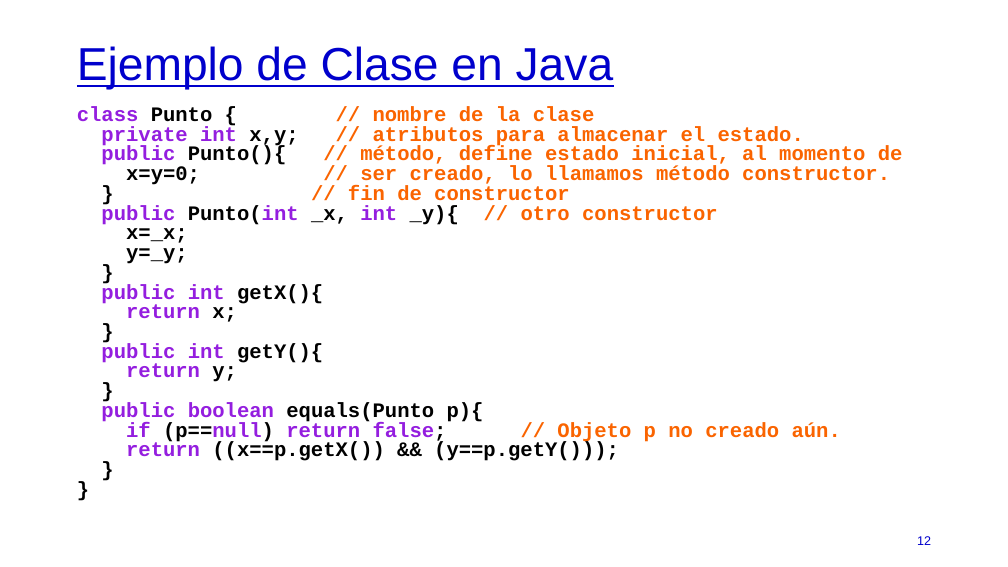
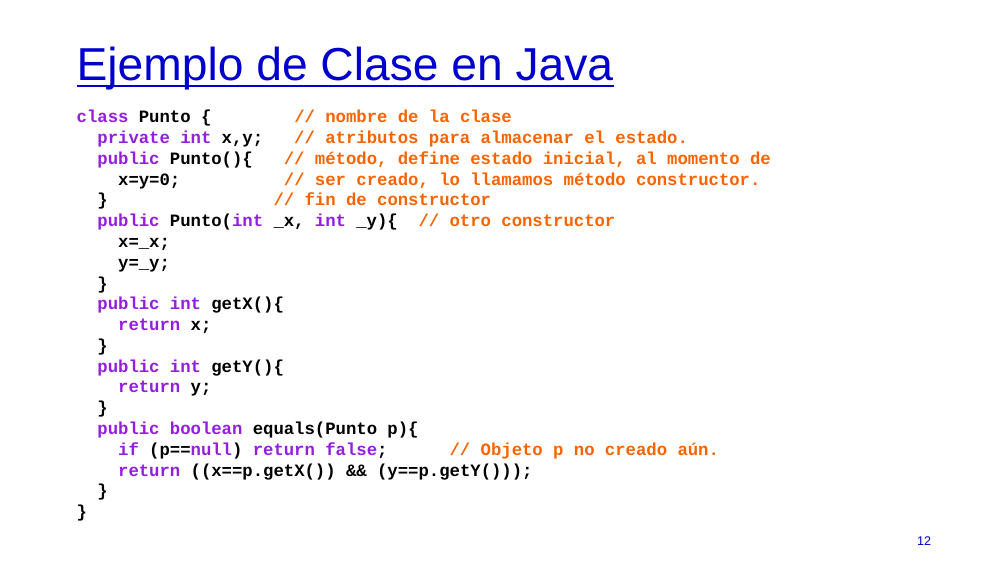
Before and after one commit to polivares/ELO329, a slide deck: slide 12 of 01-OOP_Concepts/01-OOP_Concepts.pptx. Drawn at 1008x567 pixels with LibreOffice and Linux fonts; fonts in the diff are those of the drawing. Boxes give left, top, right and bottom in pixels: in the first picture for what was removed or moved away, otherwise in the second. Text is boxed around its words. In the diff, an @@ line names an element or a change of style, - is before the commit and + after.

Commit message:
Actualización clase 01-OOP_Concepts

```diff
--- a/01-OOP_Concepts/01-OOP_Concepts.pptx
+++ b/01-OOP_Concepts/01-OOP_Concepts.pptx
@@ text "class Punto { // nombre ..." at [77,110,771,480]: size 19.6 to 16.5 pt; line spacing 0.8 to 1 @@
```
Also in this commit, not shown: 10 other slides changed, 9 other files.
